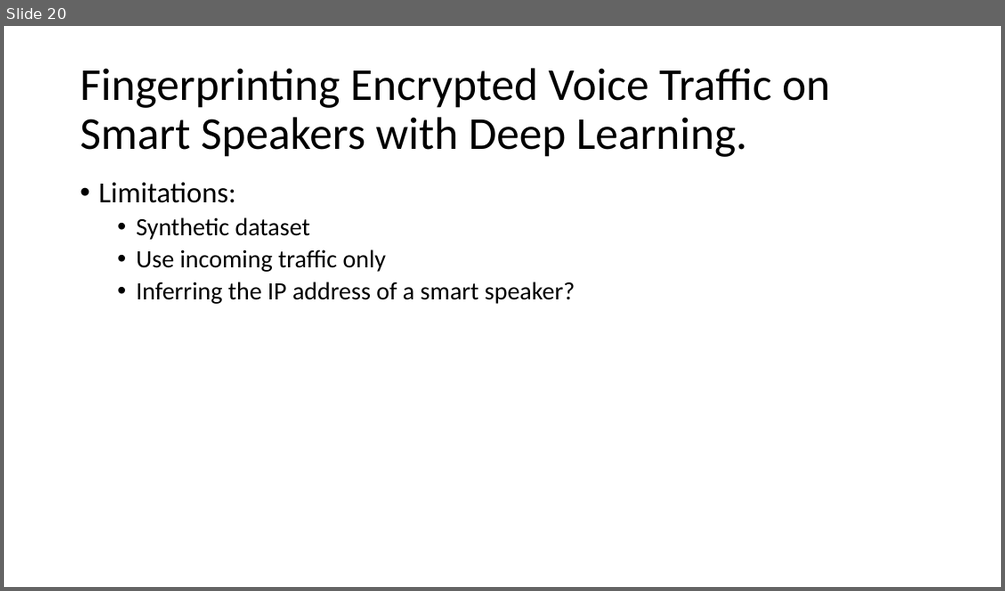
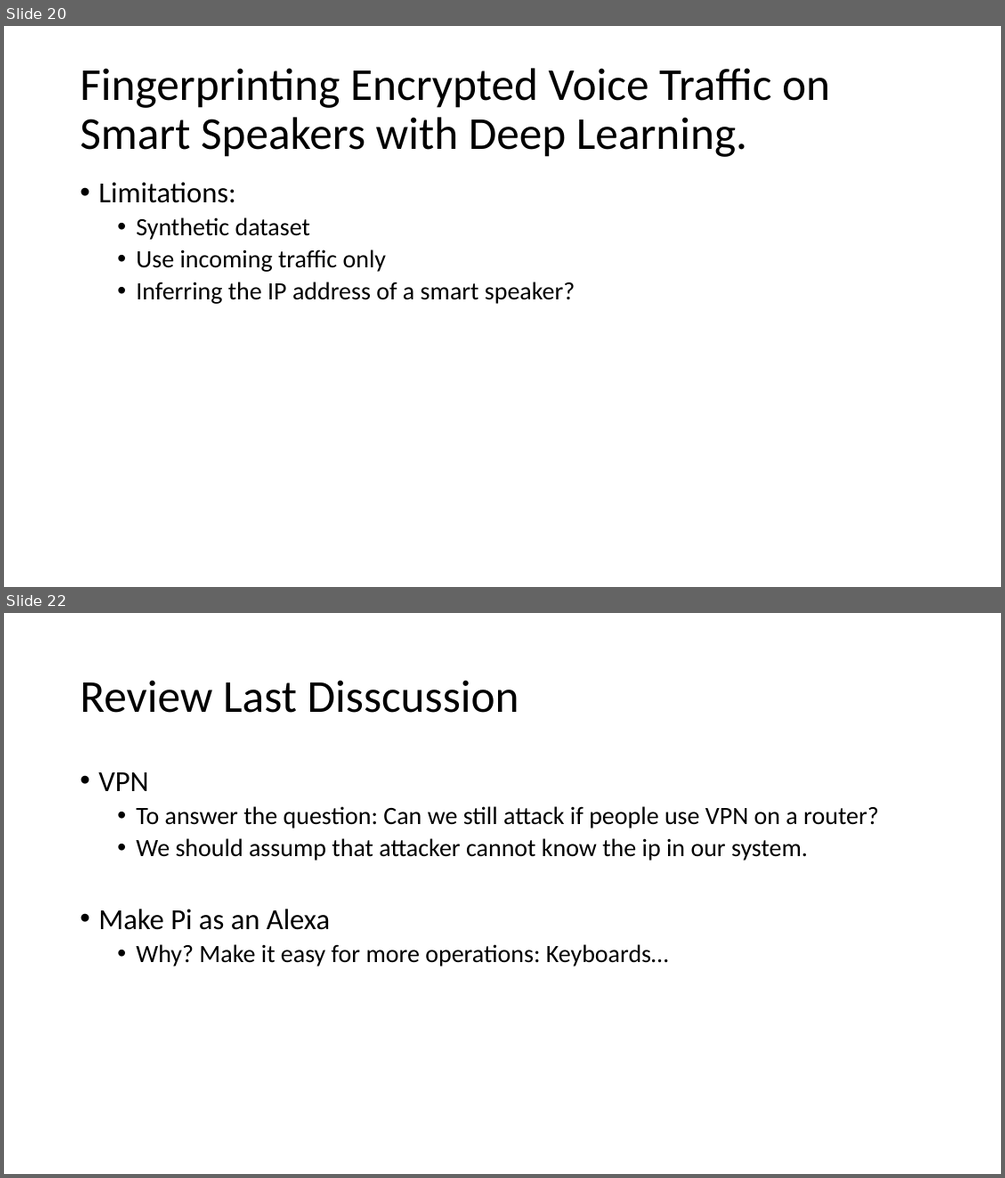
Before and after one commit to GXG-CS/Pi-Alexa, a slide deck: Presentation1.pptx. Shown one above the other, each under a label of ours: slide 20 before the commit, slides 20 and 22 after it; the slides between them are not shown. The pictures are 1005x591 and 1005x1178 pixels, drawn with LibreOffice and Linux fonts; fonts in the diff are those of the drawing. Boxes give left, top, right and bottom in pixels: in the first picture for what was removed or moved away, otherwise in the second. Text is boxed around its words. In the diff, an @@ line names an element or a change of style, - is before the commit and + after.

Commit message:
VPN

```diff
--- a/Presentation1.pptx
+++ b/Presentation1.pptx
@@ slide 22 added at (x1=4, y1=613, x2=1001, y2=1174), background #FFFFFF @@
@@ title added at (x1=80, y1=680, x2=519, y2=713), 44 pt, text #000000 @@
+Review Last Disscussion
@@ text added at (x1=98, y1=772, x2=879, y2=966), 24 pt, text #000000 @@
+• VPN
+  • To answer the question: Can we still attack if people use VPN on a router?
+  • We should assump that attacker cannot know the ip in our system.
+• Make Pi as an Alexa
+  • Why? Make it easy for more operations: Keyboards…
```
Also in this commit, not shown: 2 other slides added.
